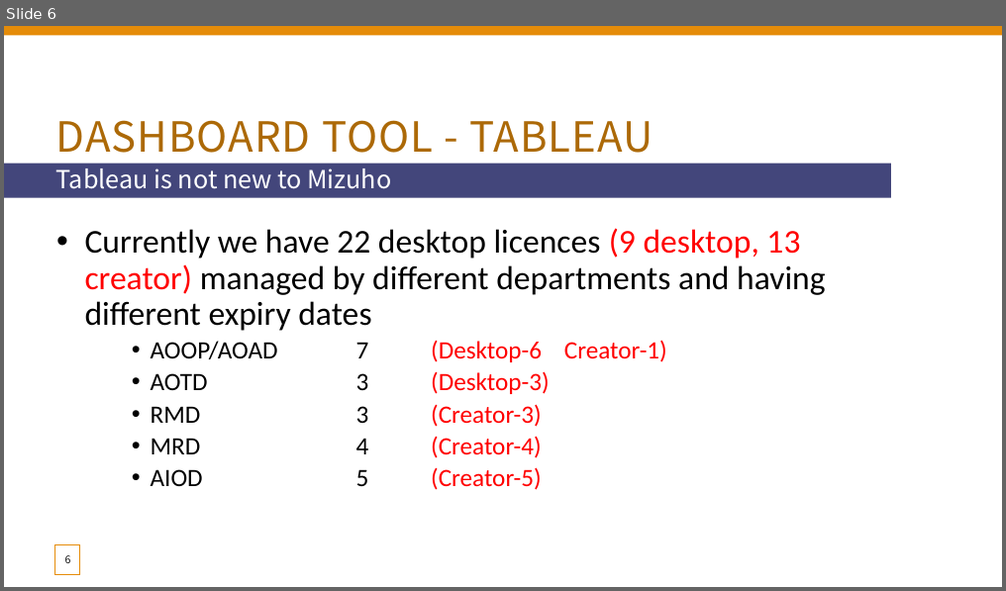
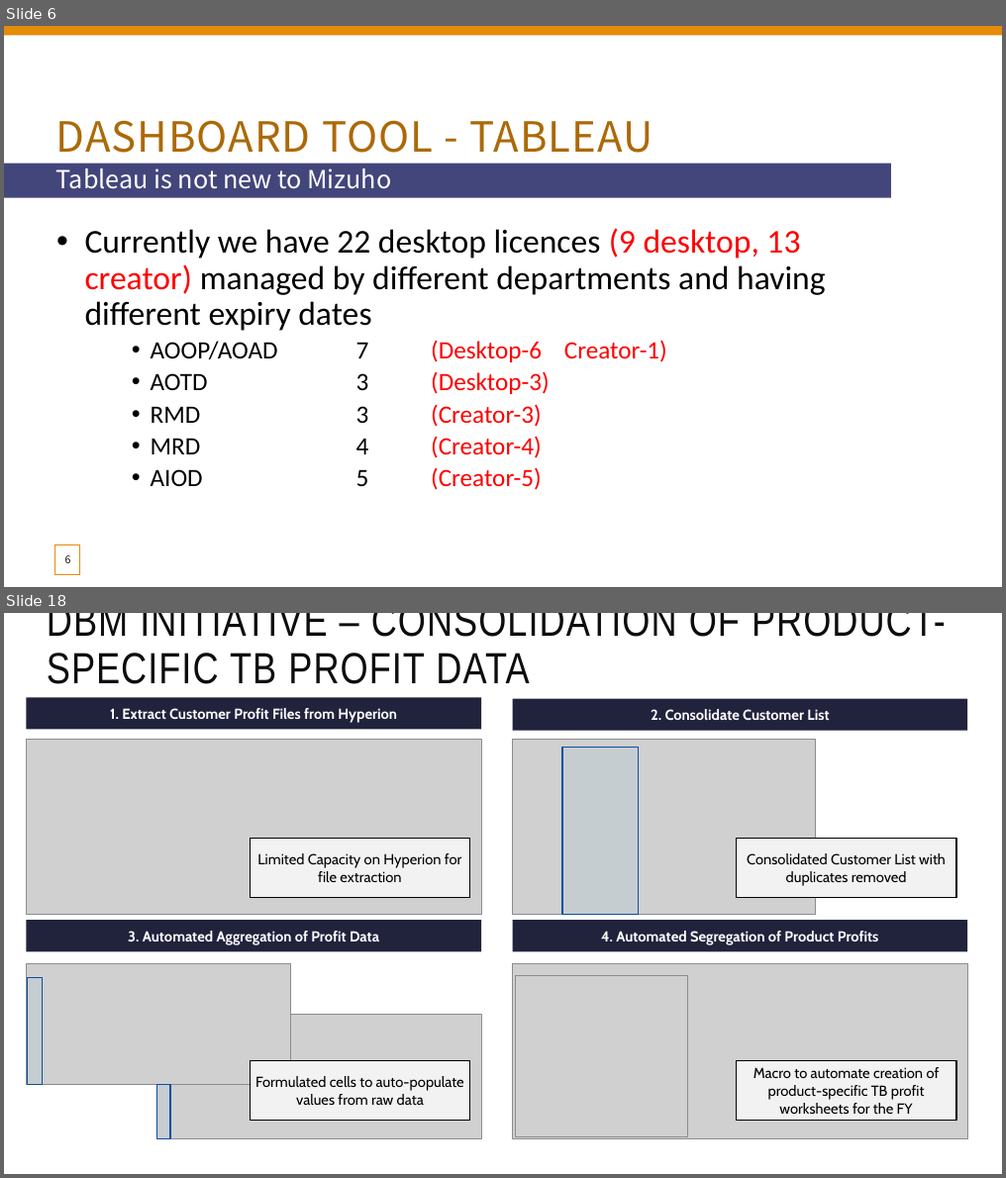
Before and after one commit to xiangshang4/RMD, a slide deck: Mizuho dashboard.pptx. Shown one above the other, each under a label of ours: slide 6 before the commit, slides 6 and 18 after it; the slides between them are not shown. The pictures are 1006x591 and 1006x1178 pixels, drawn with LibreOffice and Linux fonts; fonts in the diff are those of the drawing; grey boxes stand for pictures. Boxes give left, top, right and bottom in pixels: in the first picture for what was removed or moved away, otherwise in the second. Text is boxed around its words. In the diff, an @@ line names an element or a change of style, - is before the commit and + after.

```diff
--- a/Mizuho dashboard.pptx
+++ b/Mizuho dashboard.pptx
@@ slide 18 added at [4, 613, 1002, 1174], background #FFFFFF @@
@@ title added at [47, 613, 945, 684], 42 pt, text #0D0D0D @@
+DBM INITIATIVE – CONSOLIDATION OF PRODUCT-SPECIFIC TB PROFIT DATA
@@ rectangle added at [27, 697, 481, 729], fill #22233E, 14 pt, text #FFFFFF, bold @@
+1. Extract Customer Profit Files from Hyperion
@@ rectangle added at [512, 699, 967, 731], fill #22233E, 14 pt, text #FFFFFF, bold @@
+2. Consolidate Customer List
@@ picture added at [27, 739, 481, 915] @@
@@ picture added at [512, 739, 816, 915] @@
@@ rectangle added at [562, 748, 638, 915], fill #C6CDD1, outline #0A50A0 1.25 pt @@
@@ rectangle added at [250, 839, 469, 897], fill #F2F2F2, outline #000000 1.25 pt, 14 pt, text #000000 @@
+Limited Capacity on Hyperion for file extraction
@@ rectangle added at [737, 839, 956, 897], fill #F2F2F2, outline #000000 1.25 pt, 14 pt, text #000000 @@
+Consolidated Customer List with duplicates removed
@@ rectangle added at [27, 920, 481, 952], fill #22233E, 14 pt, text #FFFFFF, bold @@
+3. Automated Aggregation of Profit Data
@@ rectangle added at [512, 920, 967, 952], fill #22233E, 14 pt, text #FFFFFF, bold @@
+4. Automated Segregation of Product Profits
@@ picture added at [27, 963, 291, 1084] @@
@@ picture added at [512, 963, 967, 1140] @@
@@ rectangle added at [27, 977, 42, 1084], fill #C6CDD1, outline #0A50A0 1.25 pt @@
@@ picture added at [515, 975, 688, 1137] @@
@@ picture added at [157, 1014, 481, 1140] @@
@@ rectangle added at [156, 1085, 170, 1140], fill #C6CDD1, outline #0A50A0 1.25 pt @@
@@ rectangle added at [250, 1061, 469, 1121], fill #F2F2F2, outline #000000 1.25 pt, 14 pt, text #000000 @@
+Formulated cells to auto-populate values from raw data
@@ rectangle added at [737, 1061, 956, 1121], fill #F2F2F2, outline #000000 1.25 pt, 14 pt, text #000000 @@
+Macro to automate creation of product-specific TB profit worksheets for the FY
```
Also in this commit, not shown: 5 slides changed, 12 other slides added.
